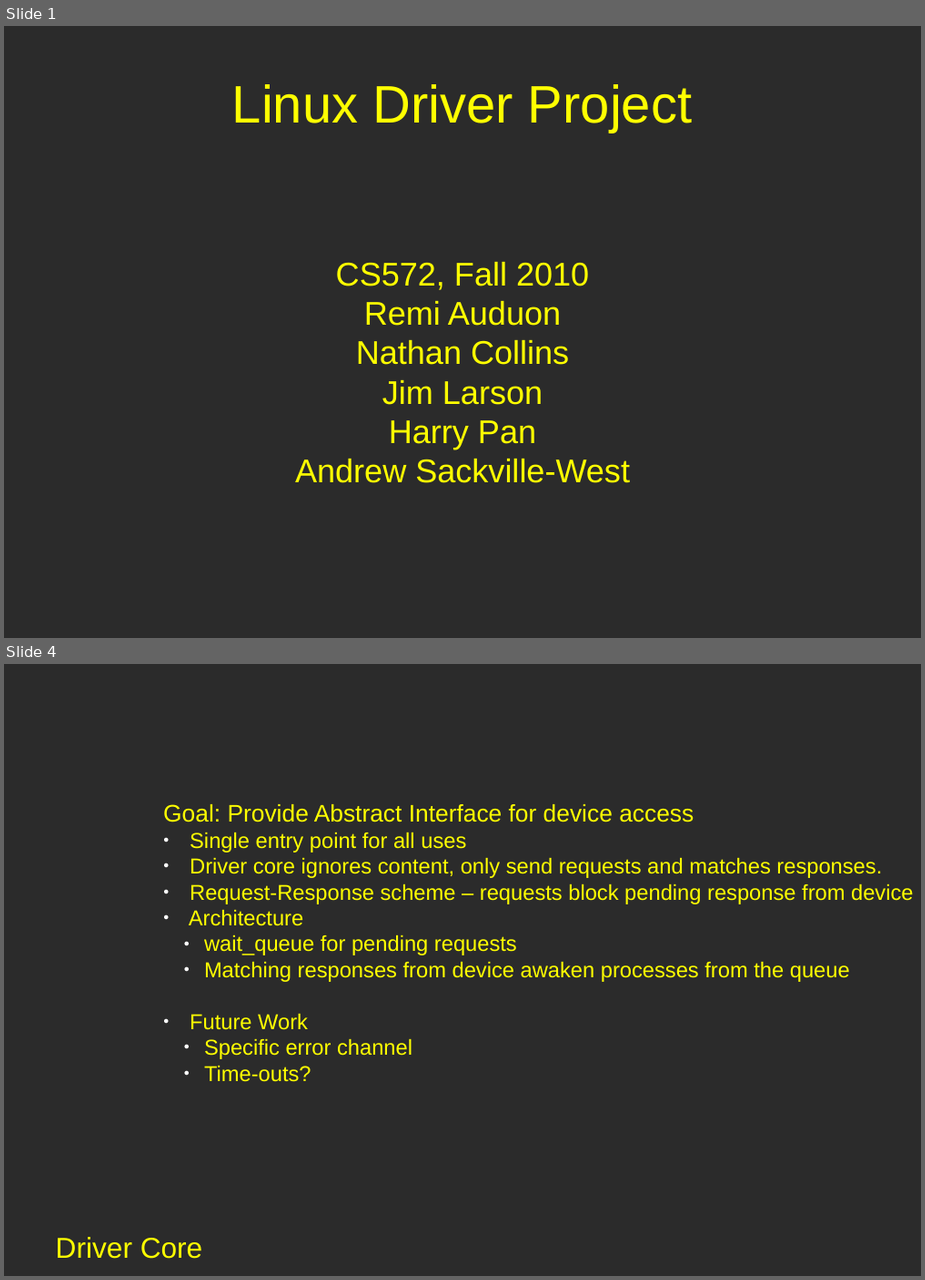
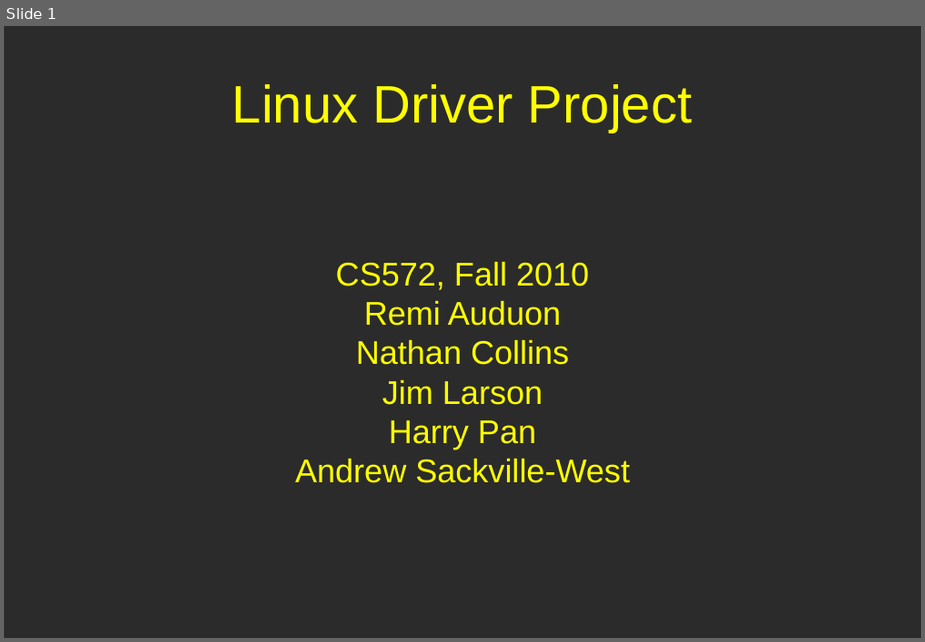
Before and after one commit to andrewsw/expose-teensy, a slide deck: Proj_2_Pres.odp. Shown one above the other, each under a label of ours: slides 1 and 4 before the commit, slide 1 after it; the slides between them are not shown. The pictures are 925x1280 and 925x642 pixels, drawn with LibreOffice and Linux fonts; fonts in the diff are those of the drawing; background and template pictures are left out; a plain dark background stands for a picture behind light text. Boxes give left, top, right and bottom in pixels: in the first picture for what was removed or moved away, otherwise in the second. Text is boxed around its words. In the diff, an @@ line names an element or a change of style, - is before the commit and + after.

```diff
--- a/Proj_2_Pres.odp
+++ b/Proj_2_Pres.odp
@@ slide 4 removed at (4,664,921,1276), background picture (left out) @@
@@ text removed at (163,804,913,1082) @@
-Goal: Provide Abstract Interface for device access
-● Single entry point for all uses
-● Driver core ignores content, only send requests and matches responses.
-● Request-Response scheme – requests block pending response from device
-● Architecture
-  ● wait_queue for pending requests
-  ● Matching responses from device awaken processes from the queue
-● Future Work
-  ● Specific error channel
-  ● Time-outs?
@@ text removed at (56,1236,203,1258) @@
-Driver Core
```
Also in this commit, not shown: 5 slides changed, 1 slide added.
